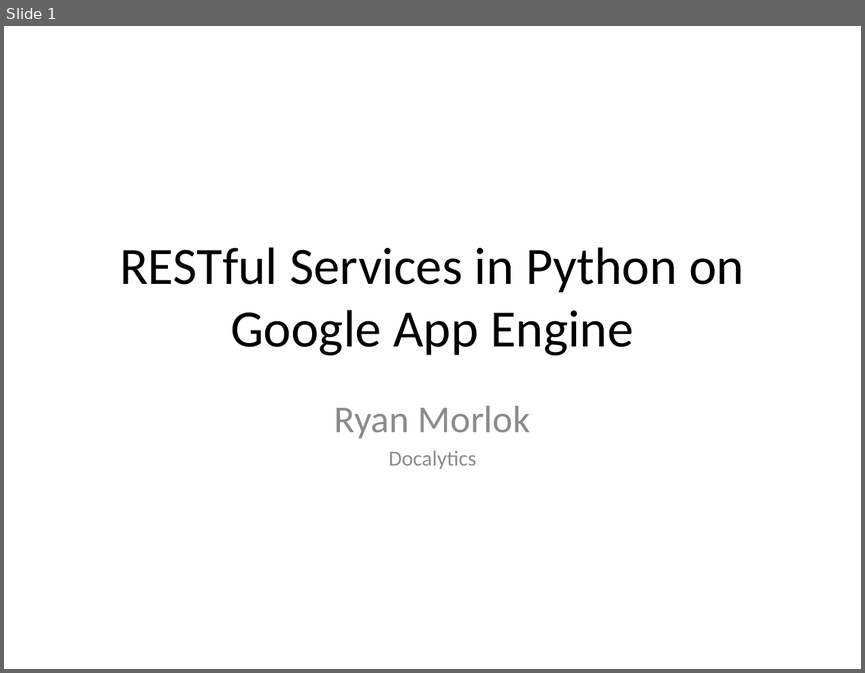
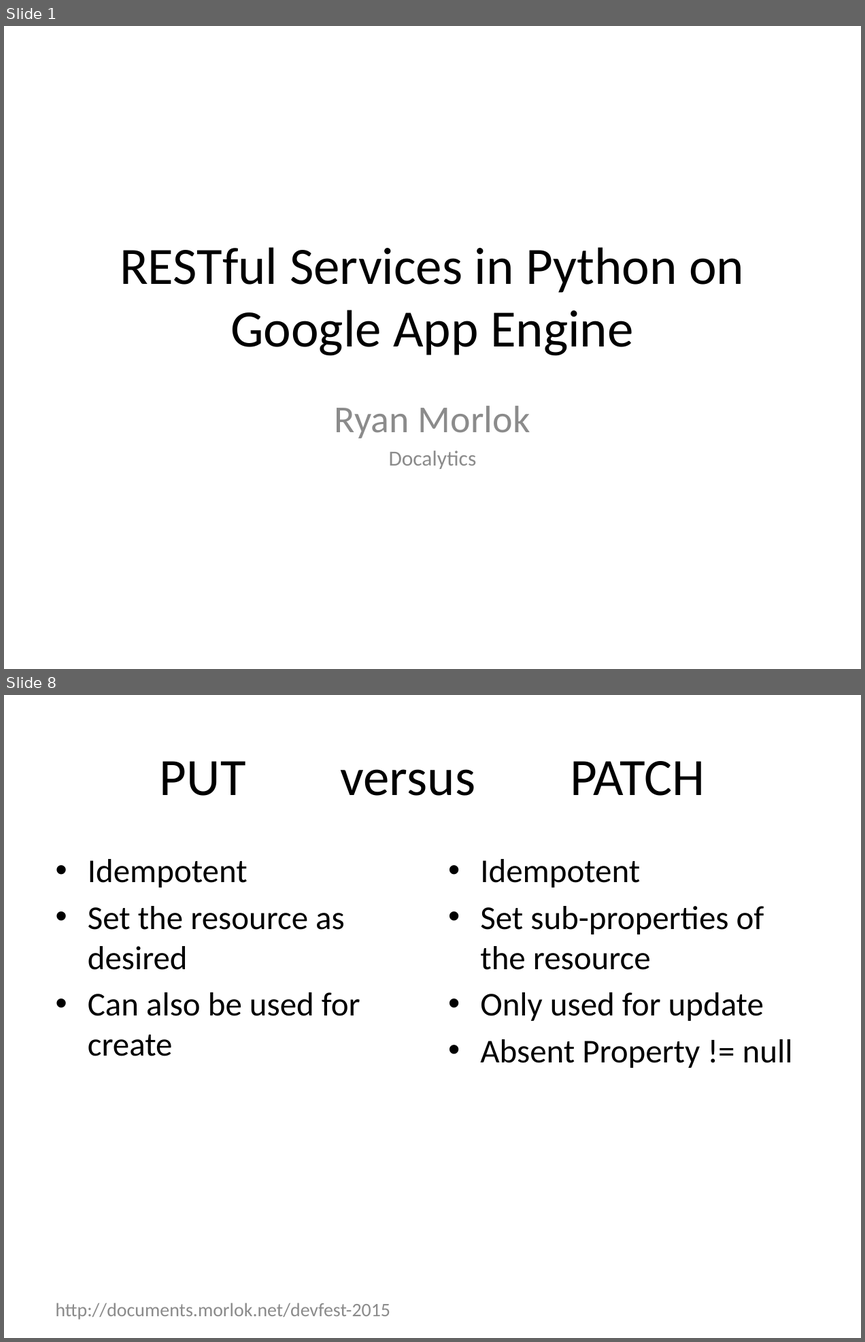
Before and after one commit to rmorlok/RESTfulServicesInPythonPresentation, a slide deck: RESTfulAppEngine.pptx. Shown one above the other, each under a label of ours: slide 1 before the commit, slides 1 and 8 after it; the slides between them are not shown. The pictures are 865x673 and 865x1342 pixels, drawn with LibreOffice and Linux fonts; fonts in the diff are those of the drawing. Boxes give left, top, right and bottom in pixels: in the first picture for what was removed or moved away, otherwise in the second. Text is boxed around its words. In the diff, an @@ line names an element or a change of style, - is before the commit and + after.

```diff
--- a/RESTfulAppEngine.pptx
+++ b/RESTfulAppEngine.pptx
@@ slide 8 added at <box>4,695,861,1338</box>, background #FFFFFF @@
@@ title added at <box>160,761,704,796</box>, 44 pt, text #000000 @@
+PUT versus PATCH
@@ text added at <box>88,859,360,1056</box>, 28 pt, text #000000 @@
+• Idempotent
+• Set the resource as desired
+• Can also be used for create
@@ text added at <box>480,859,793,1068</box>, 28 pt, text #000000 @@
+• Idempotent
+• Set sub-properties of the resource
+• Only used for update
+• Absent Property != null
@@ text added at <box>56,1302,391,1319</box>, 16 pt, text #8C8C8C @@
+http://documents.morlok.net/devfest-2015
```
Also in this commit, not shown: 10 slides changed, 24 other slides added, 7 other files.
